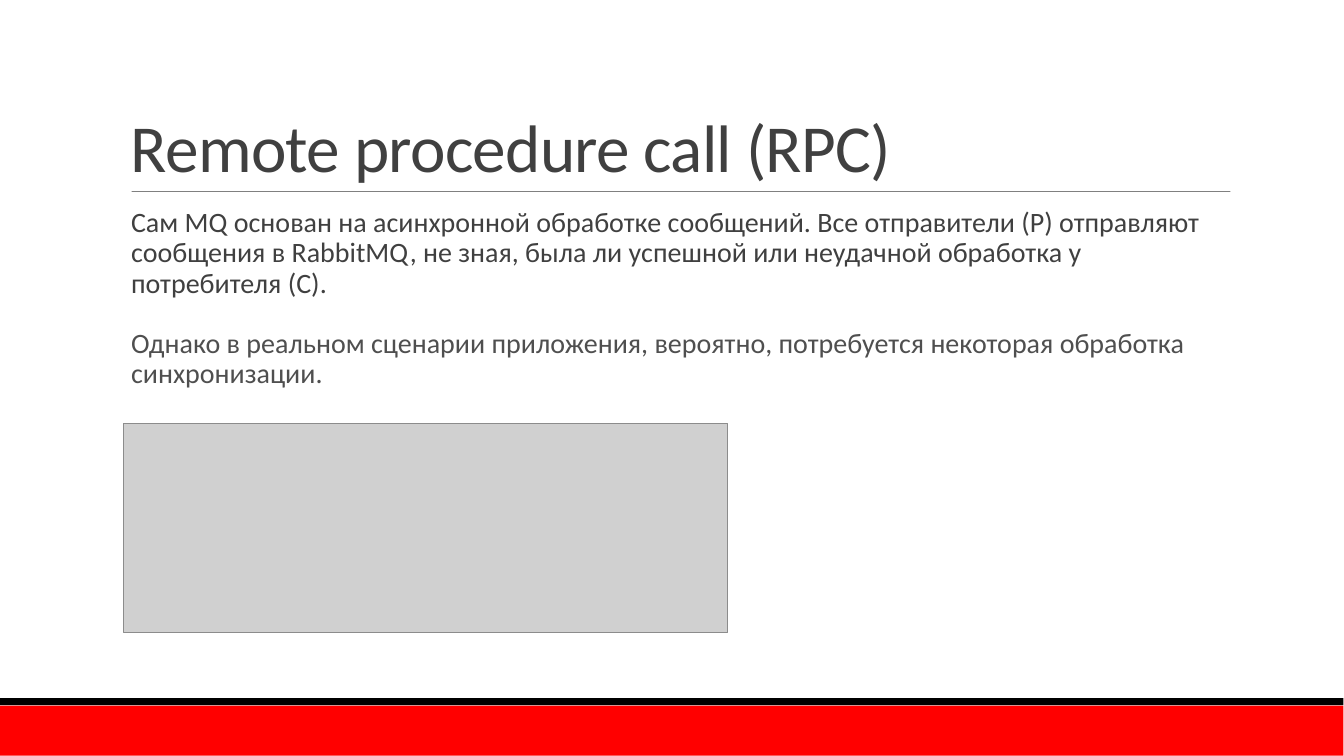
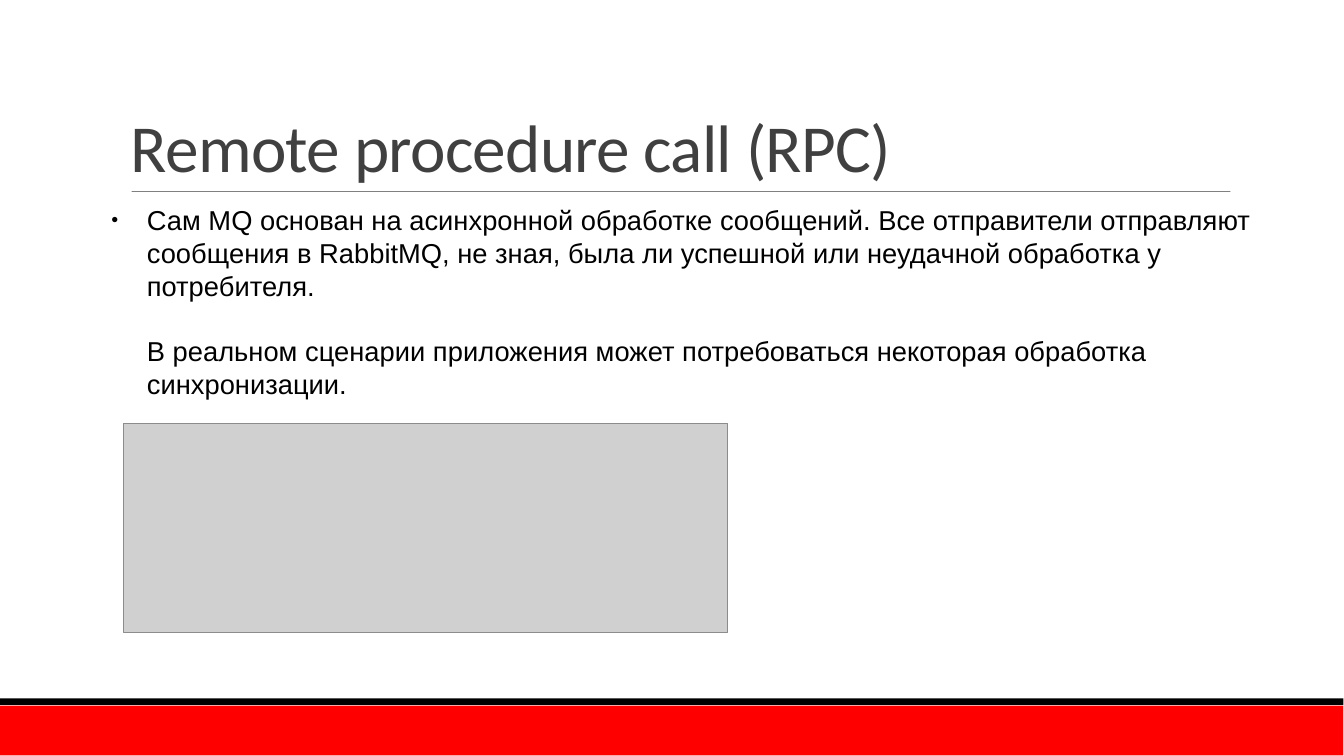
Before and after one commit to TurCons/DisconfRabbitMq, a slide deck: slide 19 of presentation/RabbitMQ.pptx (slide 20 before the commit). Drawn at 1344x756 pixels with LibreOffice and Linux fonts; fonts in the diff are those of the drawing; grey boxes stand for pictures; background and template pictures are left out. Boxes give left, top, right and bottom in pixels: in the first picture for what was removed or moved away, otherwise in the second. Text is boxed around its words. In the diff, an @@ line names an element or a change of style, - is before the commit and + after.

```diff
--- a/presentation/RabbitMQ.pptx
+++ b/presentation/RabbitMQ.pptx
@@ text at (147,209,1249,399): text changed; size 20 to 19.5 pt; font Calibri to Arial; text colour #404040 to #000000 @@
-  Сам MQ основан на асинхронной обработке сообщений. Все отправители (P) отправляют сообщения в RabbitMQ, не зная, была ли успешной или неудачной обработка у потребителя (C).
-  Однако в реальном сценарии приложения, вероятно, потребуется некоторая обработка синхронизации.
+● Сам MQ основан на асинхронной обработке сообщений. Все отправители отправляют сообщения в RabbitMQ, не зная, была ли успешной или неудачной обработка у потребителя.
+  В реальном сценарии приложения может потребоваться некоторая обработка синхронизации.
```
Also in this commit, not shown: 8 other slides changed, 3 slides added, 4 slides removed, 1 other file.
